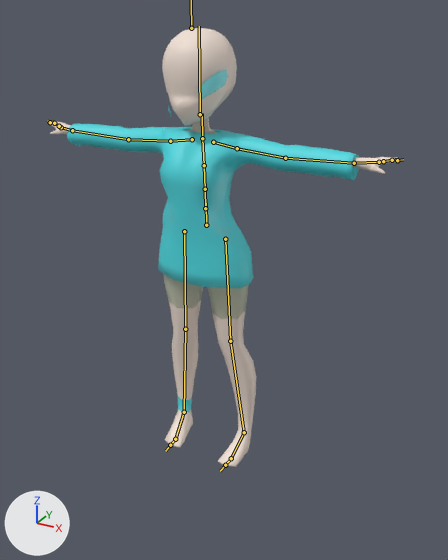
The FBX model PushThru/Assets/Models/idleanim.fbx as it was, and as the next commit left it.
Before and after are seen from a 50 mm lens placed at (2.86, -4.76, 4.44), pointed at (0.45, -0.38, 2.25). The axes (+X, +Y, +Z) are drawn at lower left. The lights are the same throughout. The bones that bend it are drawn over the model as lines.

In view in the first picture: 'Body', 'hair', 'hoodie'.
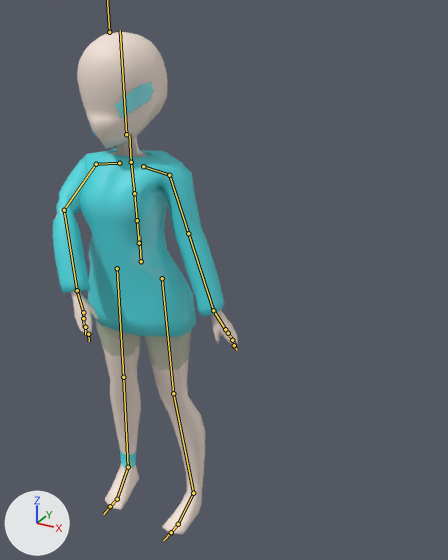
The newer file adds an action. The first version stands in its rest pose; the second is drawn at frame 14 of the action 'Armature|Slice3'.

Changed parts and their boxes (x1, y1, x2, y2) in the pictures (448 x 560 px):
'hoodie', posed (41% narrower, 14% taller): before (67, 123, 359, 288); after (53, 148, 225, 337)
'Body', posed (48% narrower, 14% taller): before (49, 28, 399, 467); after (56, 32, 238, 534)
'hair', posed: before (168, 69, 228, 116); after (91, 81, 154, 137)
bone 'mixamorig:Hips', root to tip: before (206, 225) to (206, 203); after (141, 261) to (139, 236)
bone 'mixamorig:Arm.L', root to tip: before (237, 148) to (285, 158); after (169, 175) to (188, 233)
bone 'mixamorig:Arm.R', root to tip: before (170, 141) to (128, 139); after (96, 164) to (64, 210)
bone 'mixamorig:ForeArm.R', root to tip: before (128, 139) to (72, 130); after (64, 210) to (77, 290)
bone 'mixamorig:Hand.R', root to tip: before (72, 130) to (61, 127); after (77, 290) to (83, 312)

What changed in the scene script:
```text
Change bone_mixamorig_hips:
    where bone_mixamorig_hips = bpy.data.objects['Armature'].pose.bones['mixamorig:Hips']
    bone_mixamorig_hips.location: (0.0, 0.0, 0.0) -> (0.0, 0.0, 106.0)
Change bone_mixamorig_arm_l:
    where bone_mixamorig_arm_l = bpy.data.objects['Armature'].pose.bones['mixamorig:Arm.L']  # child of 'mixamorig:Shoulder.L'
    bone_mixamorig_arm_l.rotation_quaternion: (1.0, 0.0, 0.0, 0.0) -> (0.81, 0.574, 0.109, 0.058)  # degrees (0, 0, 0) -> degrees (71, 6, 13)
Change bone_mixamorig_arm_r:
    where bone_mixamorig_arm_r = bpy.data.objects['Armature'].pose.bones['mixamorig:Arm.R']  # child of 'mixamorig:Shoulder.R'
    bone_mixamorig_arm_r.rotation_quaternion: (1.0, 0.0, 0.0, 0.0) -> (0.683, 0.556, 0.305, -0.362)  # degrees (0, 0, 0) -> degrees (70, 55, -16)
Change bone_mixamorig_forearm_r:
    where bone_mixamorig_forearm_r = bpy.data.objects['Armature'].pose.bones['mixamorig:ForeArm.R']  # child of 'mixamorig:Arm.R'
    bone_mixamorig_forearm_r.rotation_quaternion: (1.0, 0.0, 0.0, 0.0) -> (0.54, 0.408, -0.727, -0.112)  # degrees (0, 0, 0) -> degrees (123, -44, -97)
Change bone_mixamorig_hand_r:
    where bone_mixamorig_hand_r = bpy.data.objects['Armature'].pose.bones['mixamorig:Hand.R']  # child of 'mixamorig:ForeArm.R'
    bone_mixamorig_hand_r.rotation_quaternion: (1.0, 0.0, 0.0, 0.0) -> (0.982, 0.074, -0.003, -0.172)  # degrees (0, 0, 0) -> degrees (8, 1, -20)
```
